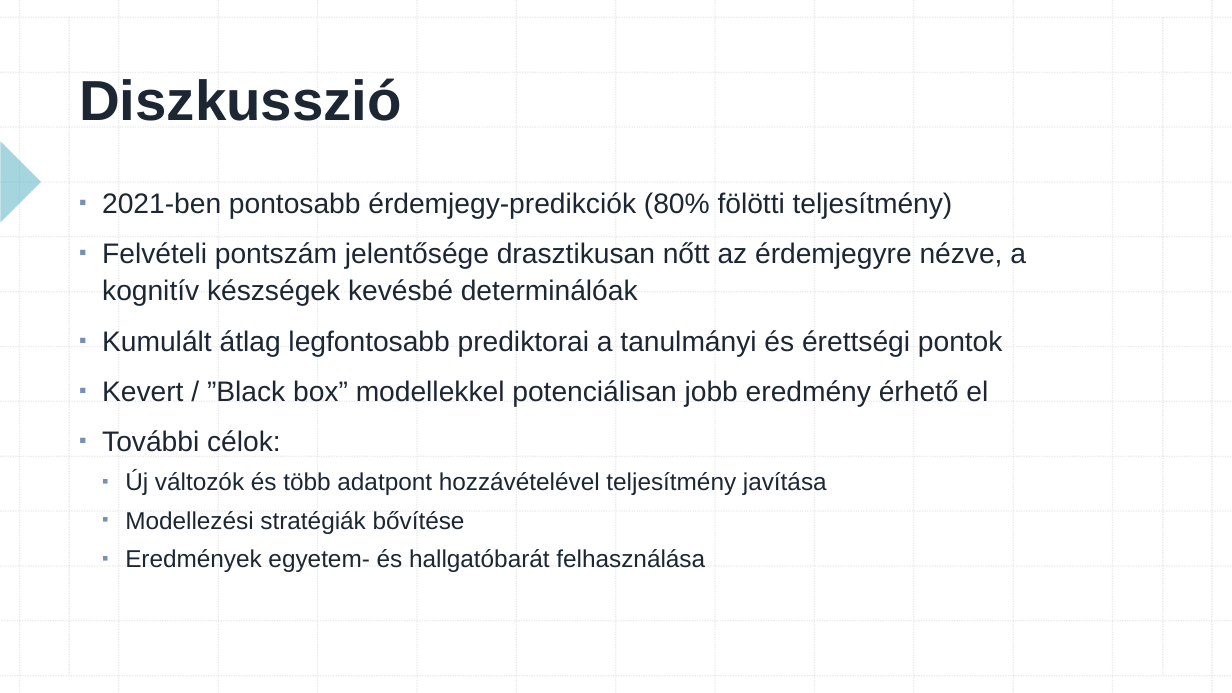
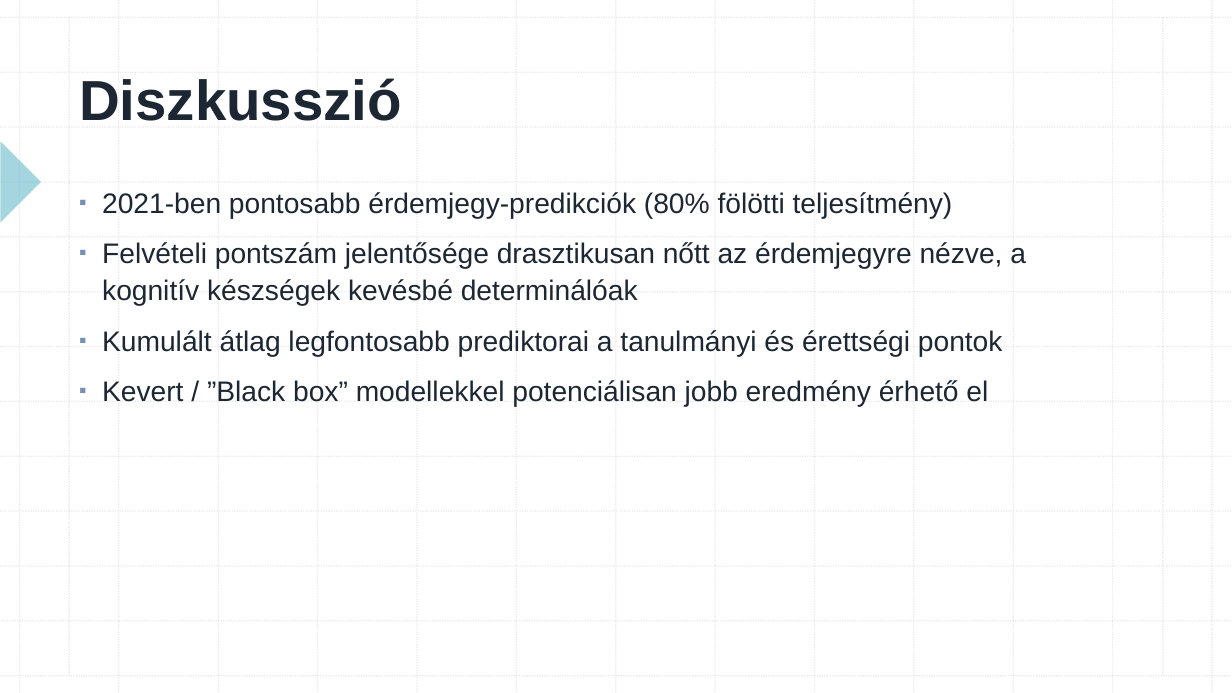
Before and after one commit to konderal333/-nkutfel, a slide deck: slide 16 of TDK prezi.pptx. Drawn at 1232x693 pixels with LibreOffice and Linux fonts; fonts in the diff are those of the drawing. Boxes give left, top, right and bottom in pixels: in the first picture for what was removed or moved away, otherwise in the second. Text is boxed around its words. In the diff, an @@ line names an element or a change of style, - is before the commit and + after.

```diff
--- a/TDK prezi.pptx
+++ b/TDK prezi.pptx
@@ text at [102, 430, 827, 572]: paragraphs removed @@
-▪ További célok:
-  ▪ Új változók és több adatpont hozzávételével teljesítmény javítása
-  ▪ Modellezési stratégiák bővítése
-  ▪ Eredmények egyetem- és hallgatóbarát felhasználása
```
Also in this commit, not shown: 1 slide added.
